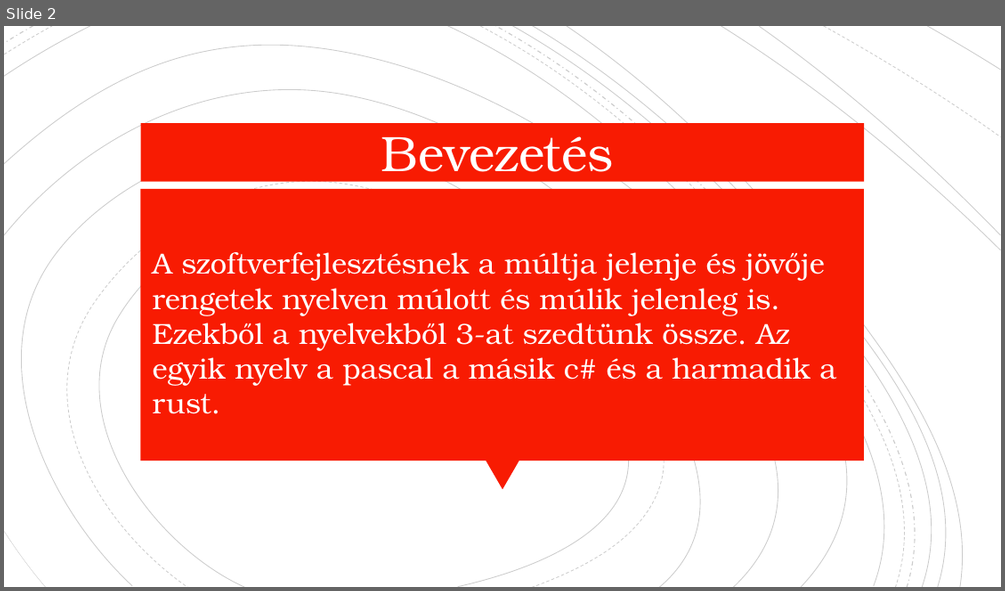
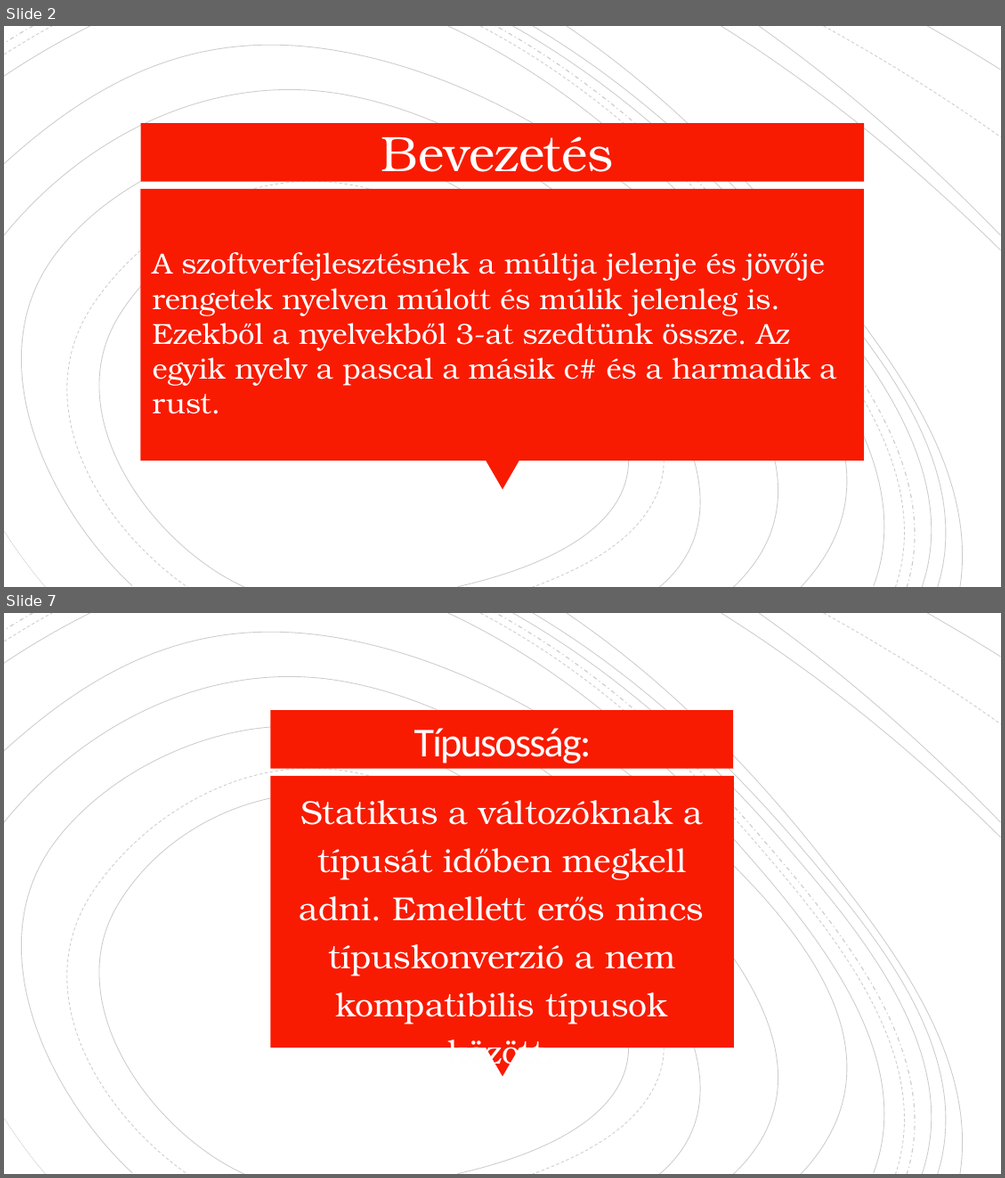
Before and after one commit to Minecraftprovsnoob/Projekt-munka, a slide deck: projekt ppt.pptx. Shown one above the other, each under a label of ours: slide 2 before the commit, slides 2 and 7 after it; the slides between them are not shown. The pictures are 1005x591 and 1005x1178 pixels, drawn with LibreOffice and Linux fonts; fonts in the diff are those of the drawing. Boxes give left, top, right and bottom in pixels: in the first picture for what was removed or moved away, otherwise in the second. Text is boxed around its words. In the diff, an @@ line names an element or a change of style, - is before the commit and + after.

```diff
--- a/projekt ppt.pptx
+++ b/projekt ppt.pptx
@@ slide 7 added at (4,613,1001,1174), background #FFFFFF; not listed: 20 template elements that a slide beside it also shows @@
@@ rectangle added at (270,710,733,769), fill #F81B02 @@
@@ title added at (414,728,591,763), 39.6 pt, text #FFFEFF @@
+Típusosság:
@@ rectangle added at (270,776,734,1047), fill #F81B02 @@
@@ text added at (299,800,704,1024), 32 pt, text #FFFEFF @@
+Statikus a változóknak a típusát időben megkell adni. Emellett erős nincs típuskonverzió a nem kompatibilis típusok között.
```
Also in this commit, not shown: 2 slides changed, 4 other slides added, 1 slide removed, 3 other files.
